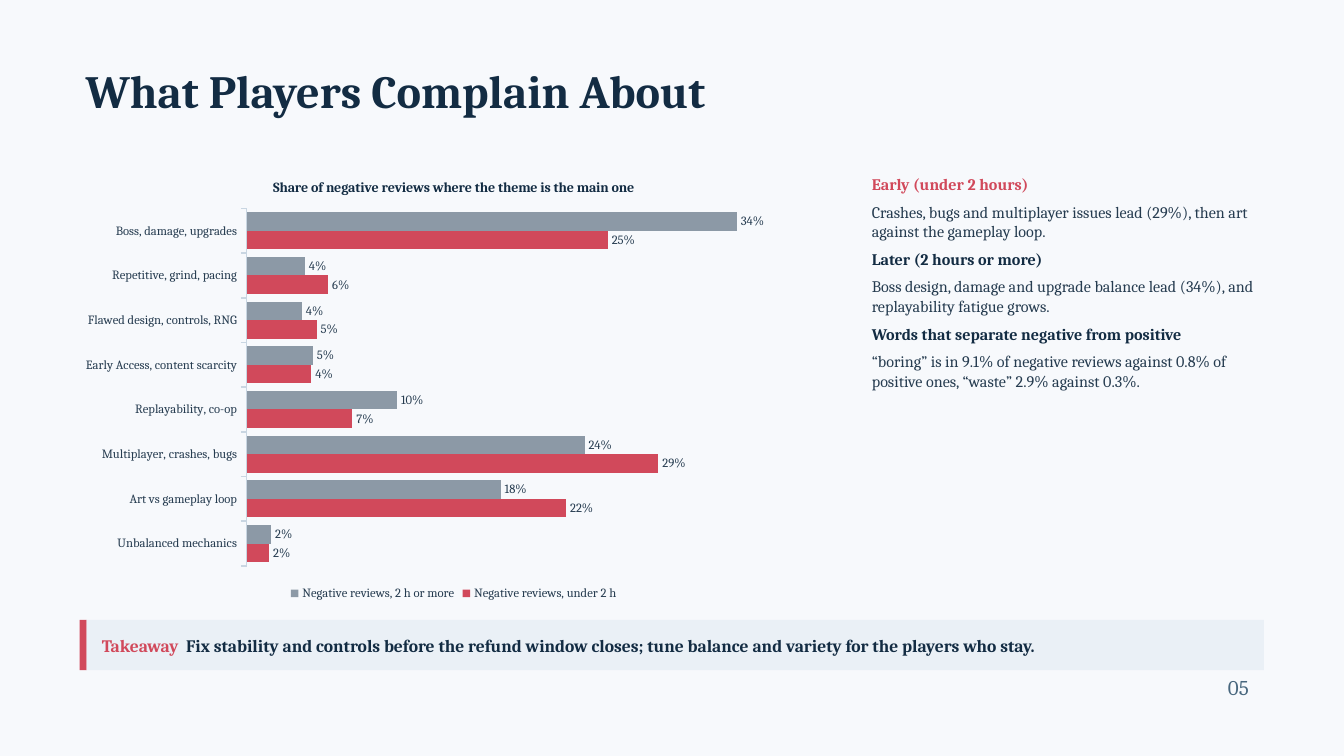
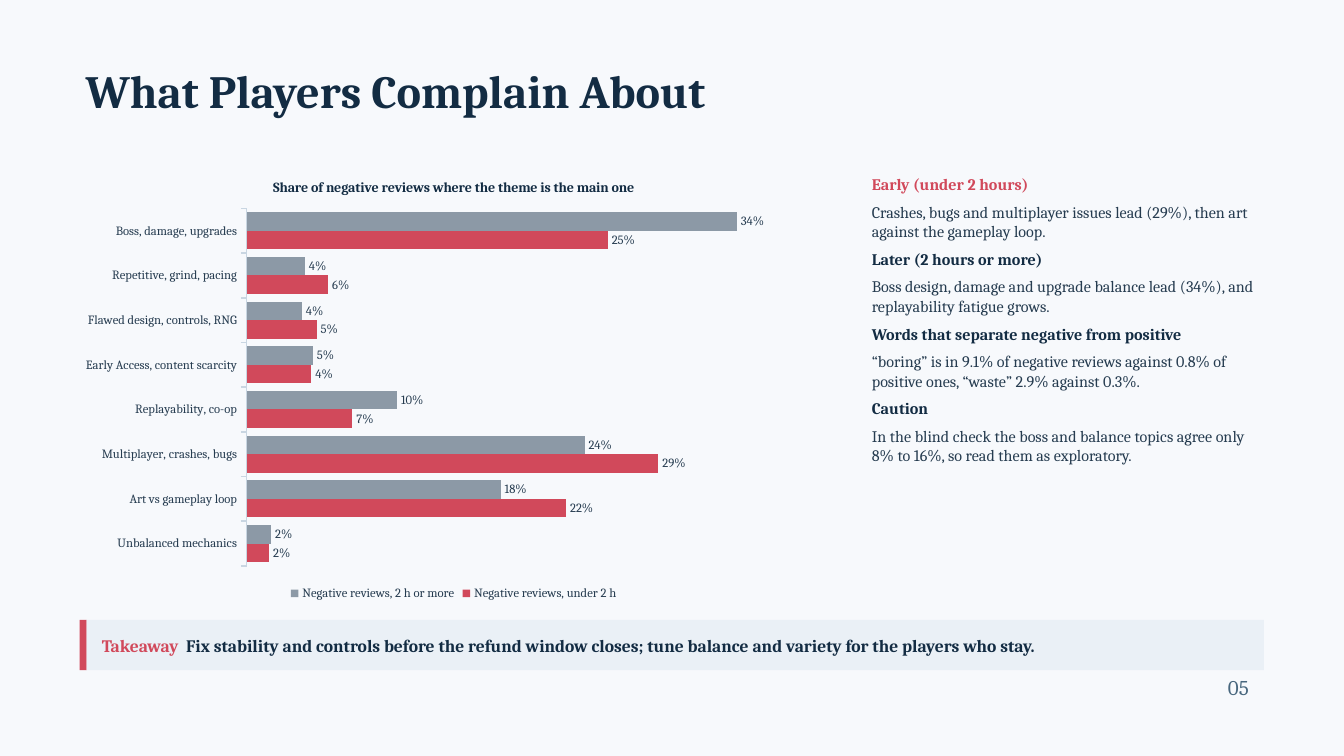
Before and after one commit to Shan713/IndieGuard, a slide deck: slide 5 of slides/review2.pptx. Drawn at 1344x756 pixels with LibreOffice and Linux fonts; fonts in the diff are those of the drawing. Boxes give left, top, right and bottom in pixels: in the first picture for what was removed or moved away, otherwise in the second. Text is boxed around its words. In the diff, an @@ line names an element or a change of style, - is before the commit and + after.

Commit message:
Review 2 slides: state the blind topic check result

```diff
--- a/slides/review2.pptx
+++ b/slides/review2.pptx
@@ text at (x1=872, y1=403, x2=1245, y2=465): paragraphs added @@
+Caution
+In the blind check the boss and balance topics agree only 8% to 16%, so read them as exploratory.
```
Also in this commit, not shown: 3 other slides changed, 1 other file.
